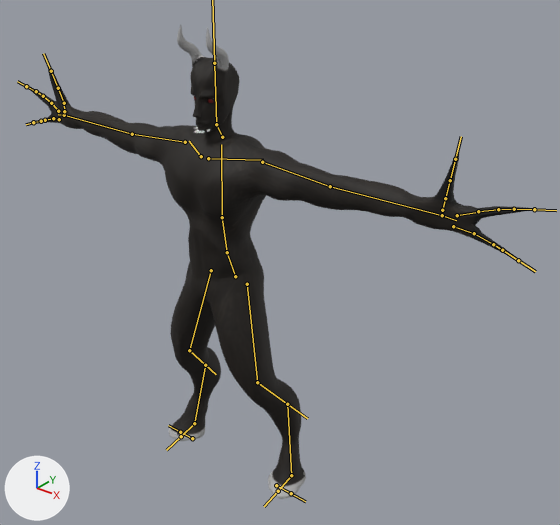
Before and after pictures for a commit that changed the FBX model Project/GameProject/Assets/Models/Materials/demon1whitidle.fbx.
Before and after are seen from a 50 mm lens placed at (19.0, -20.0, 23.4), pointed at (1.9, 1.4, 10.1). The lights are fixed; the arrows at lower left show +X, +Y and +Z. Both versions are drawn at frame 1 of the action 'metarig|metarigAction'; the numbers are the values there. The bones that bend it are drawn over the model as lines.
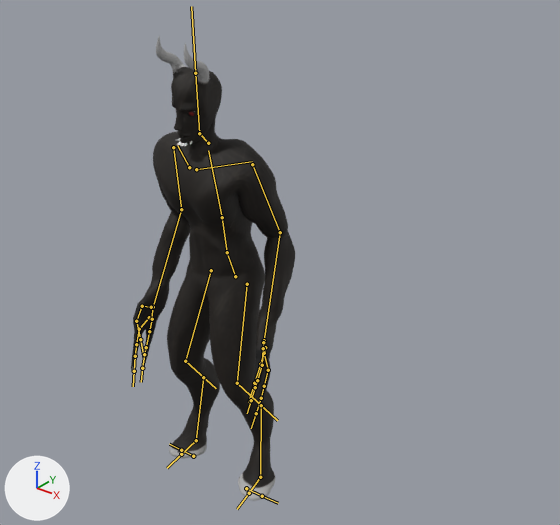
Pixel boxes [x1, y1, x2, y2] of what changed, in the pictures (560 x 525 px):
'Cube.000', posed (68% narrower)
    before: [27, 25, 535, 499]
    after: [131, 36, 295, 501]
bone 'chest', root to tip
    before: (222, 217) to (221, 144)
    after: (222, 217) to (208, 150)
bone 'head', root to tip
    before: (216, 124) to (214, 63)
    after: (199, 133) to (195, 73)
bone 'shoulder.L', root to tip
    before: (208, 158) to (263, 160)
    after: (196, 169) to (252, 161)
bone 'upper_arm.L', root to tip
    before: (262, 162) to (330, 186)
    after: (252, 164) to (280, 232)
bone 'forearm.L', root to tip
    before: (330, 186) to (442, 215)
    after: (280, 232) to (264, 340)
bone 'palm.01.L', root to tip
    before: (457, 215) to (475, 212)
    after: (264, 353) to (267, 367)
bone 'f_index.01.L', root to tip
    before: (478, 211) to (498, 209)
    after: (268, 370) to (264, 386)
bone 'thumb.02.L', root to tip
    before: (445, 198) to (450, 180)
    after: (265, 347) to (260, 364)
bone 'palm.02.L', root to tip
    before: (453, 226) to (474, 233)
    after: (263, 348) to (262, 365)
bone 'upper_arm.R', root to tip
    before: (185, 142) to (132, 134)
    after: (173, 147) to (181, 209)
bone 'forearm.R', root to tip
    before: (132, 134) to (64, 115)
    after: (181, 209) to (153, 307)
bone 'f_index.01.R', root to tip
    before: (51, 103) to (43, 96)
    after: (139, 329) to (136, 344)
bone 'thumb.02.R', root to tip
    before: (64, 103) to (58, 88)
    after: (142, 306) to (136, 321)
bone 'thumb.03.R', root to tip
    before: (58, 88) to (51, 71)
    after: (136, 321) to (140, 339)
bone 'palm.02.R', root to tip
    before: (59, 119) to (53, 118)
    after: (152, 319) to (149, 331)
bone 'f_middle.01.R', root to tip
    before: (53, 118) to (45, 120)
    after: (149, 331) to (146, 347)
bone 'thigh.L', root to tip
    before: (247, 284) to (257, 382)
    after: (247, 284) to (237, 383)
bone 'shin.L', root to tip
    before: (257, 382) to (307, 418)
    after: (237, 383) to (277, 420)
bone 'foot.L', root to tip
    before: (287, 404) to (291, 475)
    after: (261, 405) to (260, 477)
bone 'thigh.R', root to tip
    before: (211, 270) to (189, 350)
    after: (211, 270) to (185, 361)
bone 'shin.R', root to tip
    before: (189, 350) to (216, 374)
    after: (185, 361) to (216, 388)

The edits, one by one:
Bone 'chest' (bone_chest) turns from (0, 0, 0) to (14, 0, 0) degrees about its own x, y and z.
Bone 'head' (bone_head) turns from (0, 0, 0) to (-8, -3, -3) degrees about its own x, y and z.
Bone 'shoulder.L' (bone_shoulder_l) moves from (0.0, 0.0, 0.0) to (0.0, -0.01, 0.0).
Bone 'shoulder.L' (bone_shoulder_l) turns from (0, 0, 0) to (-3, 0, 11) degrees about its own x, y and z.
Bone 'upper_arm.L' (bone_upper_arm_l) turns from (0, 0, 0) to (-2, -7, -72) degrees about its own x, y and z.
Bone 'forearm.L' (bone_forearm_l) turns from (0, 0, 0) to (47, 64, 9) degrees about its own x, y and z.
Bone 'palm.01.L' (bone_palm_01_l) turns from (0, 0, 0) to (12, 0, 0) degrees about its own x, y and z.
Bone 'f_index.01.L' (bone_f_index_01_l) turns from (0, 0, 0) to (-12, -4, 10) degrees about its own x, y and z.
Bone 'thumb.02.L' (bone_thumb_02_l) turns from (0, 0, 0) to (10, 3, 61) degrees about its own x, y and z.
Bone 'palm.02.L' (bone_palm_02_l) turns from (0, 0, 0) to (-18, 0, 0) degrees about its own x, y and z.
Bone 'upper_arm.R' (bone_upper_arm_r) turns from (0, 0, 0) to (1, 9, 76) degrees about its own x, y and z.
Bone 'forearm.R' (bone_forearm_r) turns from (0, 0, 0) to (59, -60, -24) degrees about its own x, y and z.
Bone 'f_index.01.R' (bone_f_index_01_r) turns from (0, 0, 0) to (-4, 22, -28) degrees about its own x, y and z.
Bone 'thumb.02.R' (bone_thumb_02_r) turns from (0, 0, 0) to (12, 24, -59) degrees about its own x, y and z.
Bone 'thumb.03.R' (bone_thumb_03_r) turns from (0, 0, 0) to (-12, 3, -29) degrees about its own x, y and z.
Bone 'palm.02.R' (bone_palm_02_r) moves from (0.0, 0.0, 0.0) to (-0.12, 0.09, -0.14).
Bone 'f_middle.01.R' (bone_f_middle_01_r) turns from (0, 0, 0) to (-28, -9, 2) degrees about its own x, y and z.
Bone 'thigh.L' (bone_thigh_l) turns from (0, 0, 0) to (-8, -4, 9) degrees about its own x, y and z.
Bone 'shin.L' (bone_shin_l) turns from (0, 0, 0) to (5, -9, -1) degrees about its own x, y and z.
Bone 'foot.L' (bone_foot_l) turns from (0, 0, 0) to (1, 0, 1) degrees about its own x, y and z.
Bone 'thigh.R' (bone_thigh_r) turns from (0, 0, 0) to (-12, 4, -8) degrees about its own x, y and z.
Bone 'shin.R' (bone_shin_r) turns from (0, 0, 0) to (11, 0, 3) degrees about its own x, y and z.
